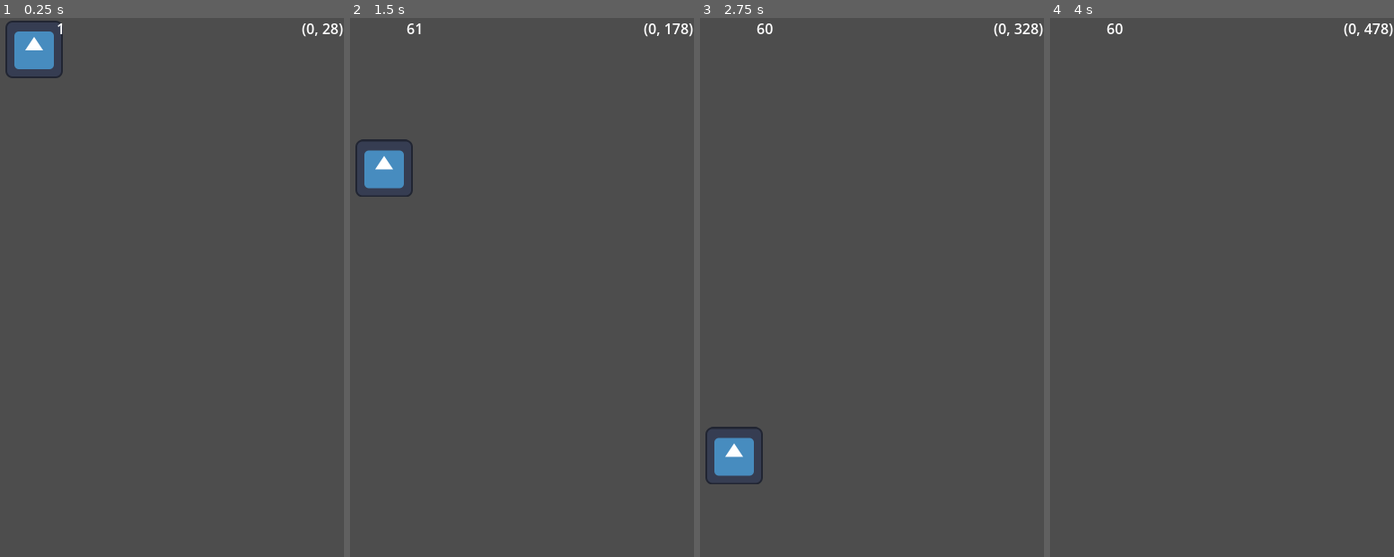
Above: before the commit, frames 1-4 (left to right).
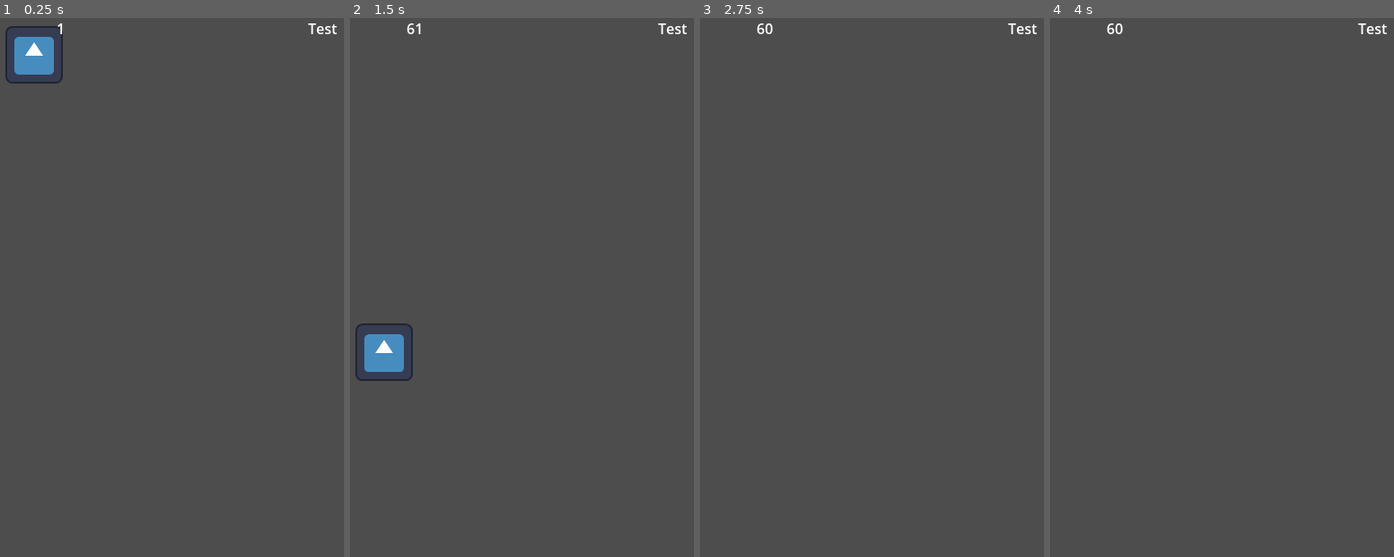
Above: after the commit, the same moments.

Repository: BozWorld/QuickTesting
Game: Godot game, scene res://testing_scene.tscn
Two runs of this game, one before a commit and one after it. Both use one fixed random seed, a clock stepped at 60 frames per second and the inputs below. The engine's default icon, where the game draws it, is replaced by a stand-in: a white triangle on a blue panel in a dark square.
Inputs:
- Up to frame 1 (0.25 s): no input
- Up to frame 2 (1.5 s): no input
- Up to frame 3 (2.75 s): no input
- Up to frame 4 (4 s): no input

The runs differ from the first frame. In frame 1, 0.7% of the frame differs, in the area x 1-100%, y 0-13%; in frame 2, 2.2%, in the area x 1-100%, y 1-68%; in frame 3, 1.2%; in frame 4, 0.2%.
Error after the commit: Parse Error: Expected indented block after "if" block. (res://Scene_Manager.gd:7)

Commit message:
{{Trying Raycast}}

Diff:
--- a/PlayerBasics_Movement.gd
+++ b/PlayerBasics_Movement.gd
@@ -1,7 +1,7 @@
 extends Node2D
 
 # Acceleration in pixels/sec/sec.
-var gravity = Vector2(0, 120)
+var gravity = Vector2(0, 300)
 
 signal mySignal(vel)
 # Acceleration in pixels/frame/frame.
--- /dev/null
+++ b/RaycastReset.gd
@@ -0,0 +1,14 @@
+extends RayCast2D
+
+
+# Called when the node enters the scene tree for the first time.
+func _ready():
+	pass # Replace with function body.
+
+
+# Called every frame. 'delta' is the elapsed time since the previous frame.
+func _process(delta):
+	pass
+
+func _reset_player(vec):
+	vec = Vector2(255,31)
--- a/Scene_Manager.gd
+++ b/Scene_Manager.gd
@@ -4,4 +4,6 @@
 	$Player.mySignal.connect($HUD._receive_Velocity)
 # Called every frame. 'delta' is the elapsed time since the previous frame.
 func _process(delta):
+	if($RayCastLearning/RayCast2D.is_colliding()):
+
 	$HUD/FpsCounter.text = str(Engine.get_frames_per_second())
--- /dev/null
+++ b/collider_reset.tscn
@@ -0,0 +1,3 @@
+[gd_scene format=3 uid="uid://b0ass3j03cg6n"]
+
+[node name="ColliderReset" type="Node2D"]
--- a/player.tscn
+++ b/player.tscn
@@ -4,8 +4,12 @@
 [ext_resource type="Texture2D" uid="uid://c1shsnpujm72u" path="res://icon.svg" id="1_vuo3o"]
 
 [node name="Player" type="Node2D"]
+position = Vector2(0, 500)
 script = ExtResource("1_m811d")
 
 [node name="PlayerSprite" type="Sprite2D" parent="."]
 scale = Vector2(0.5, 0.5)
 texture = ExtResource("1_vuo3o")
+
+[node name="RayCast2D" type="RayCast2D" parent="."]
+target_position = Vector2(0, 30)
--- /dev/null
+++ b/ray_cast_learning.tscn
@@ -0,0 +1,9 @@
+[gd_scene load_steps=2 format=3 uid="uid://dkd743doj6d4u"]
+
+[ext_resource type="Script" path="res://RaycastReset.gd" id="1_ohtbe"]
+
+[node name="RayCastLearning" type="Node2D"]
+
+[node name="RayCast2D" type="RayCast2D" parent="."]
+target_position = Vector2(600, 0)
+script = ExtResource("1_ohtbe")
--- a/testing_scene.tscn
+++ b/testing_scene.tscn
@@ -1,8 +1,11 @@
-[gd_scene load_steps=4 format=3 uid="uid://bihnpflxslilv"]
+[gd_scene load_steps=6 format=3 uid="uid://bihnpflxslilv"]
 
 [ext_resource type="PackedScene" uid="uid://dgnvr62qh2bxw" path="res://player.tscn" id="1_5bkt4"]
 [ext_resource type="Script" path="res://Scene_Manager.gd" id="1_i78ed"]
 [ext_resource type="PackedScene" uid="uid://bjar352pdetfw" path="res://HUD.tscn" id="3_mvjo4"]
+[ext_resource type="PackedScene" uid="uid://dkd743doj6d4u" path="res://ray_cast_learning.tscn" id="4_qhomk"]
+
+[sub_resource type="CanvasItemMaterial" id="CanvasItemMaterial_u27ej"]
 
 [node name="Testing Scene" type="Node2D"]
 script = ExtResource("1_i78ed")
@@ -11,3 +14,7 @@
 position = Vector2(255, 31)
 
 [node name="HUD" parent="." instance=ExtResource("3_mvjo4")]
+
+[node name="RayCastLearning" parent="." instance=ExtResource("4_qhomk")]
+material = SubResource("CanvasItemMaterial_u27ej")
+position = Vector2(2, 600)
